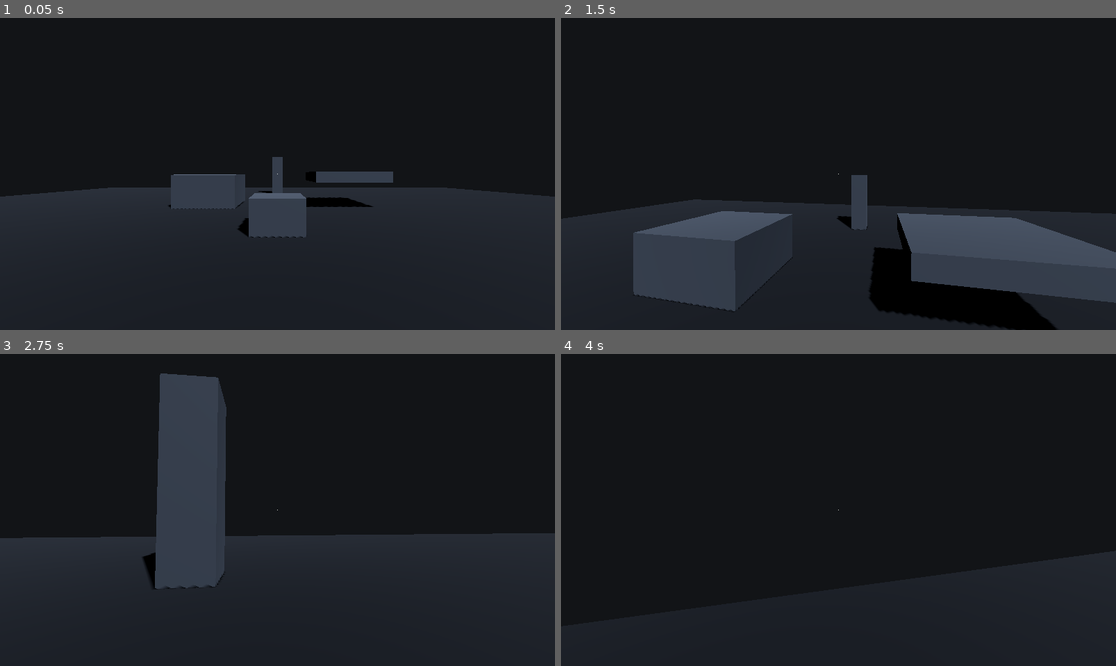
Above: before the commit, frames 1-4 (two rows, left to right).
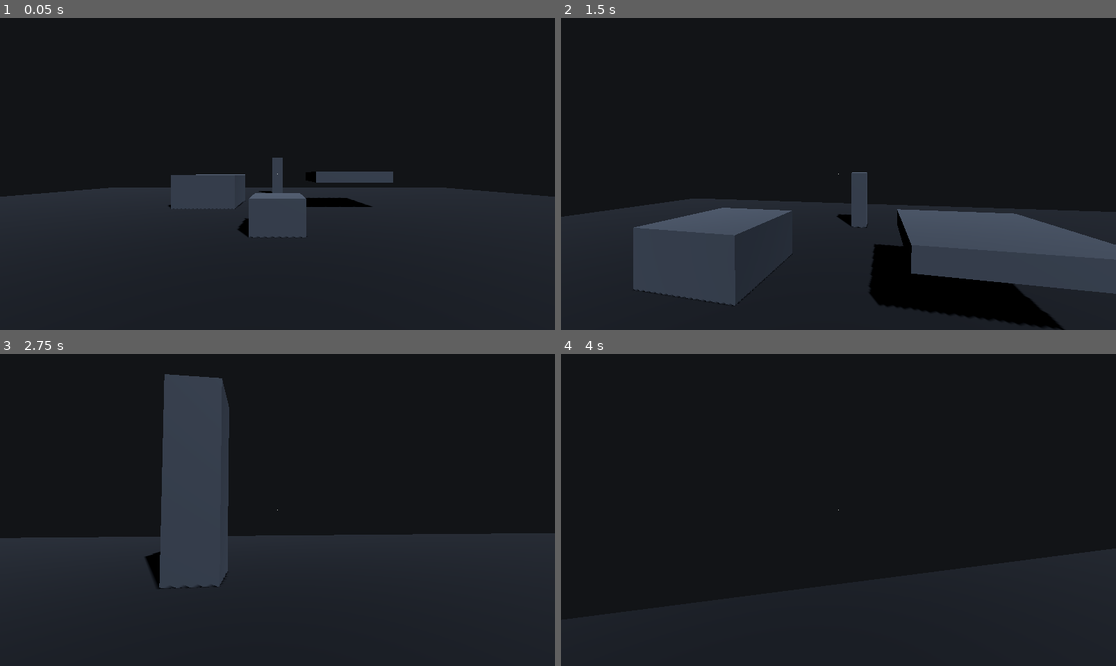
Above: after the commit, the same moments.

Repository: StudioSadTouch/Project-Long-Colt
Game: Godot game, scene res://scenes/main/main.tscn
The game is run twice, just before and just after one commit, with the same random seed, the same clock (stepped at 60 frames per second) and the same inputs.
Inputs (mouse positions are in pixels of both pictures, inside the frame that each line leads up to):
- Up to frame 1 (0.05 s): no input
- Up to frame 2 (1.5 s): tap Enter at 0.5 s; move the mouse to (866, 174) at 0.52 s; hold Ctrl (action_crouch) 0.53-1.28 s; hold W (action_move_forward) from 0.53 s (still down); tap Space (action_jump) at 0.77 s; move the mouse to (810, 174) at 1.27 s; tap Ctrl (action_crouch) at 1.35 s
- Up to frame 3 (2.75 s): keep holding W (action_move_forward); tap Space (action_jump) at 1.52 s; move the mouse to (288, 503) at 2.02 s; hold Ctrl (action_crouch) from 2.03 s (still down)
- Up to frame 4 (4 s): keep holding W (action_move_forward); move the mouse to (832, 516) at 2.77 s; release Ctrl (action_crouch) at 2.78 s; tap Ctrl (action_crouch) at 2.85 s; tap Space (action_jump) at 3.02, 3.77 s; move the mouse to (877, 513) at 3.52 s; hold Ctrl (action_crouch) from 3.53 s (still down)

The runs differ from the first frame. In frame 1, less than 0.1% of the frame differs, in the area x 1-99%, y 44-71%; in frame 2, 3.8%, in the area x 0-100%, y 49-100%; in frame 3, 0.9%; in frame 4, less than 0.1%.

Commit message:
Movement pass 1: local capsule, get_gravity, tick-independent jump, slope slide, headless mouse

Diff:
--- a/scenes/player/player.tscn
+++ b/scenes/player/player.tscn
@@ -3,6 +3,7 @@
 [ext_resource type="Script" path="res://scripts/player/player.gd" id="1_player"]
 
 [sub_resource type="CapsuleShape3D" id="CapsuleShape3D_body"]
+resource_local_to_scene = true
 radius = 0.35
 height = 1.8
 
--- a/scripts/player/player.gd
+++ b/scripts/player/player.gd
@@ -26,6 +26,7 @@
 const CROUCH_EYE := 0.95
 const PITCH_LIMIT := 89.0
 
+## Refreshed every physics tick from get_gravity() so Area3D overrides apply.
 var gravity: float = 22.0
 var crouched: bool = false
 var sliding: bool = false
@@ -46,7 +47,7 @@
 
 
 func _ready() -> void:
-	gravity = float(ProjectSettings.get_setting("physics/3d/default_gravity"))
+	gravity = get_gravity().length()
 	floor_snap_length = 0.3
 	floor_max_angle = deg_to_rad(50.0)
 	collision_layer = 2
@@ -60,7 +61,8 @@
 	camera.fov = fov
 	camera.current = true
 	add_to_group("player")
-	Input.mouse_mode = Input.MOUSE_MODE_CAPTURED
+	if DisplayServer.get_name() != "headless":
+		Input.mouse_mode = Input.MOUSE_MODE_CAPTURED
 
 
 func _unhandled_input(event: InputEvent) -> void:
@@ -84,6 +86,7 @@
 
 
 func _physics_process(delta: float) -> void:
+	gravity = get_gravity().length()
 	var on_floor_before := is_on_floor()
 	if on_floor_before:
 		_coyote_left = coyote_time
@@ -92,8 +95,10 @@
 
 	var wish := _wish_direction()
 	var horizontal := Vector3(velocity.x, 0.0, velocity.z)
+	var slide_velocity := Vector3.ZERO
 	if sliding:
-		horizontal = _tick_slide(delta)
+		slide_velocity = _tick_slide(delta)
+		horizontal = Vector3(slide_velocity.x, 0.0, slide_velocity.z)
 	elif on_floor_before:
 		horizontal = _apply_ground(horizontal, wish, delta)
 	else:
@@ -103,15 +108,26 @@
 
 	var vertical_before := velocity.y
 	var jumped := _consume_jump()
+	# Airborne gravity is split into two half steps around the move (trapezoid rule),
+	# so the jump apex matches jump_height at any physics tick rate.
+	var airborne := jumped or not on_floor_before
 	if jumped:
 		velocity.y = sqrt(2.0 * gravity * jump_height)
 		sliding = false
-	elif not on_floor_before:
-		velocity.y -= gravity * delta
+	elif airborne:
+		pass
+	elif sliding:
+		# Follow the floor so slides run down and up ramps instead of launching off them.
+		velocity.y = slide_velocity.y
 	elif velocity.y < 0.0:
 		velocity.y = 0.0
+	if airborne:
+		velocity.y -= gravity * delta * 0.5
 
 	move_and_slide()
+
+	if airborne and not is_on_floor():
+		velocity.y -= gravity * delta * 0.5
 
 	if jumped:
 		_coyote_left = 0.0
@@ -181,7 +197,11 @@
 	_slide_speed = maxf(_slide_speed - slide_decel * delta, 0.0)
 	if _slide_time_left <= 0.0 or _slide_speed <= crouch_speed:
 		sliding = false
-	return _slide_dir * _slide_speed
+	# _slide_dir stays flat to lock heading; project it onto the floor each tick.
+	var dir := _slide_dir
+	if is_on_floor():
+		dir = _slide_dir.slide(get_floor_normal()).normalized()
+	return dir * _slide_speed
 
 
 func _update_stance() -> void:
